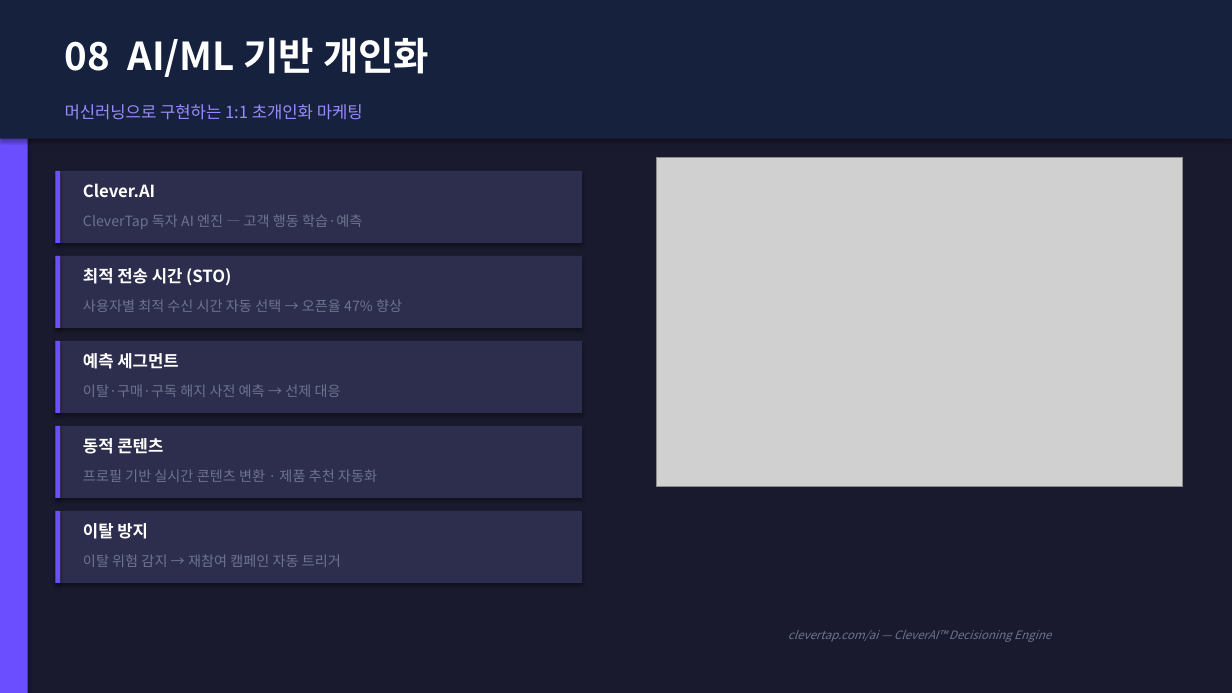
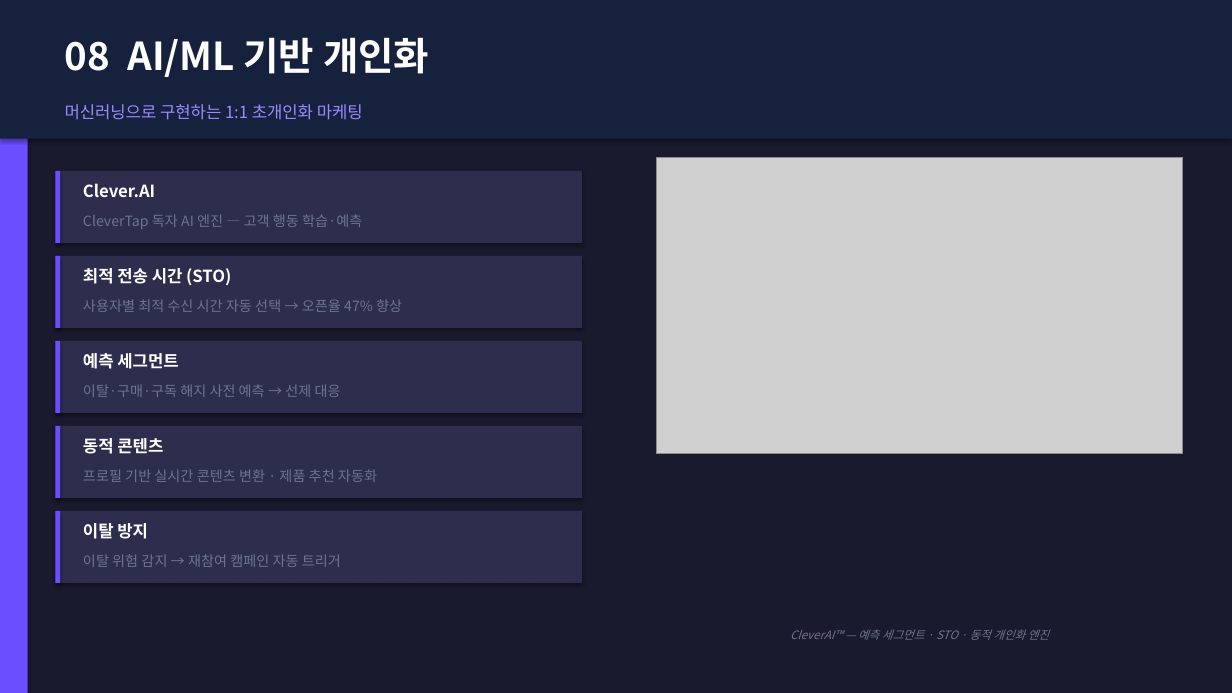
Before and after one commit to redskio/pepper, a slide deck: slide 10 of output/clevertap_proposal_kr_v5.pptx. Drawn at 1232x693 pixels with LibreOffice and Linux fonts; fonts in the diff are those of the drawing; grey boxes stand for pictures. Boxes give left, top, right and bottom in pixels: in the first picture for what was removed or moved away, otherwise in the second. Text is boxed around its words. In the diff, an @@ line names an element or a change of style, - is before the commit and + after.

```diff
--- a/output/clevertap_proposal_kr_v5.pptx
+++ b/output/clevertap_proposal_kr_v5.pptx
@@ picture: place and size @@
-picture at <box>656,157,1183,486</box>
+picture at <box>656,157,1183,454</box>
@@ text at <box>790,629,1049,640</box>: text changed @@
-clevertap.com/ai — CleverAI™ Decisioning Engine
+CleverAI™ — 예측 세그먼트 · STO · 동적 개인화 엔진
```
Also in this commit, not shown: 11 other slides changed, 1 other file.
